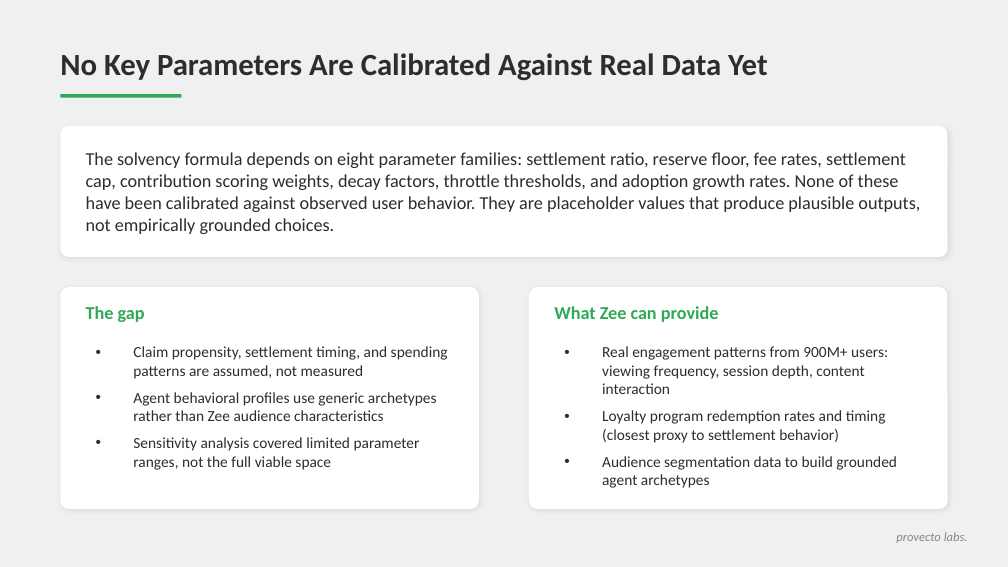
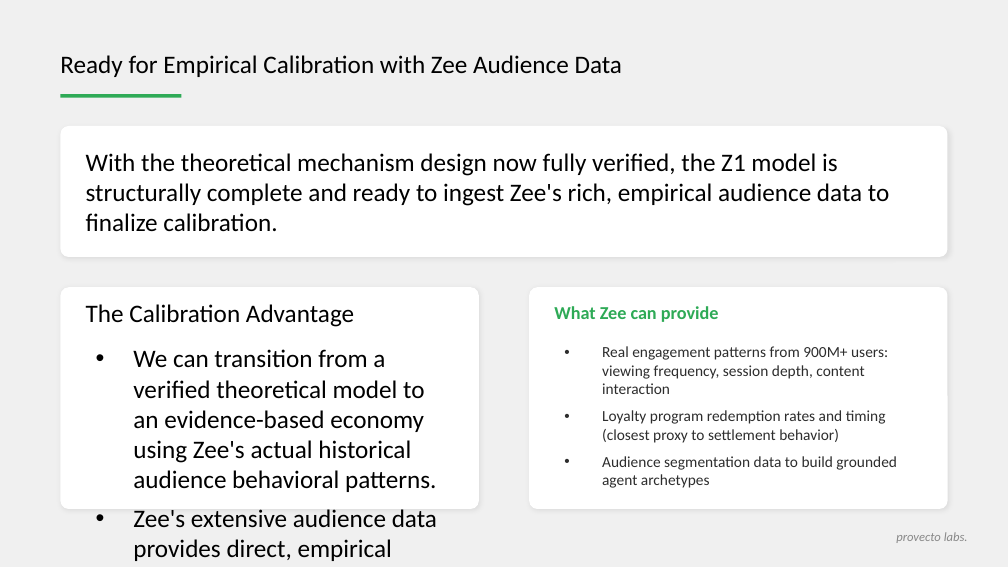
Before and after one commit to stelios12312312/TokenLab, a slide deck: slide 8 of docs_final/2026-06-23/z1_simulation_findings.pptx. Drawn at 1008x567 pixels with LibreOffice and Linux fonts; fonts in the diff are those of the drawing. Boxes give left, top, right and bottom in pixels: in the first picture for what was removed or moved away, otherwise in the second. Text is boxed around its words. In the diff, an @@ line names an element or a change of style, - is before the commit and + after.

```diff
--- a/docs_final/2026-06-23/z1_simulation_findings.pptx
+++ b/docs_final/2026-06-23/z1_simulation_findings.pptx
@@ text at (60, 55, 623, 77): text changed; size 22 to 18 pt; text colour #2D2D2D to #000000; bold off @@
-No Key Parameters Are Calibrated Against Real Data Yet
+Ready for Empirical Calibration with Zee Audience Data
@@ text at (86, 153, 889, 232): text changed; size 13 to 18 pt; text colour #2D2D2D to #000000 @@
-The solvency formula depends on eight parameter families: settlement ratio, reserve floor, fee rates, settlement cap, contribution scoring weights, decay factors, throttle thresholds, and adoption growth rates. None of these have been calibrated against observed user behavior. They are placeholder values that produce plausible outputs, not empirically grounded choices.
+With the theoretical mechanism design now fully verified, the Z1 model is structurally complete and ready to ingest Zee's rich, empirical audience data to finalize calibration.
@@ text at (86, 304, 354, 327): text changed; size 13 to 18 pt; text colour #2EAA56 to #000000; bold off @@
-The gap
+The Calibration Advantage
@@ text at (133, 349, 437, 561): text changed; size 11 to 18 pt; text colour #2D2D2D to #000000 @@
-• Claim propensity, settlement timing, and spending patterns are assumed, not measured
-• Agent behavioral profiles use generic archetypes rather than Zee audience characteristics
-• Sensitivity analysis covered limited parameter ranges, not the full viable space
+• We can transition from a verified theoretical model to an evidence-based economy using Zee's actual historical audience behavioral patterns.
+• Zee's extensive audience data provides direct, empirical proxies for claim, settlement, and spending behavior.
+• v2 will perform broad sensitivity analysis and parameter sweeps to map the complete safe operating region.
```
Also in this commit, not shown: 3 other slides changed.
